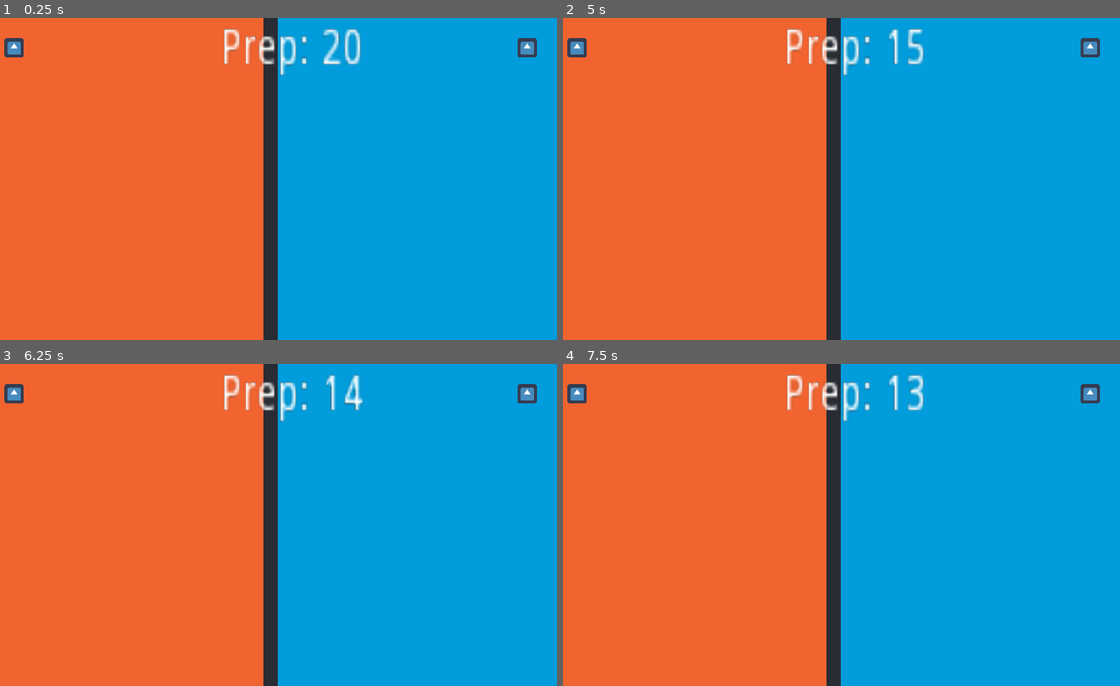
Above: before the commit, frames 1-4 (two rows, left to right).
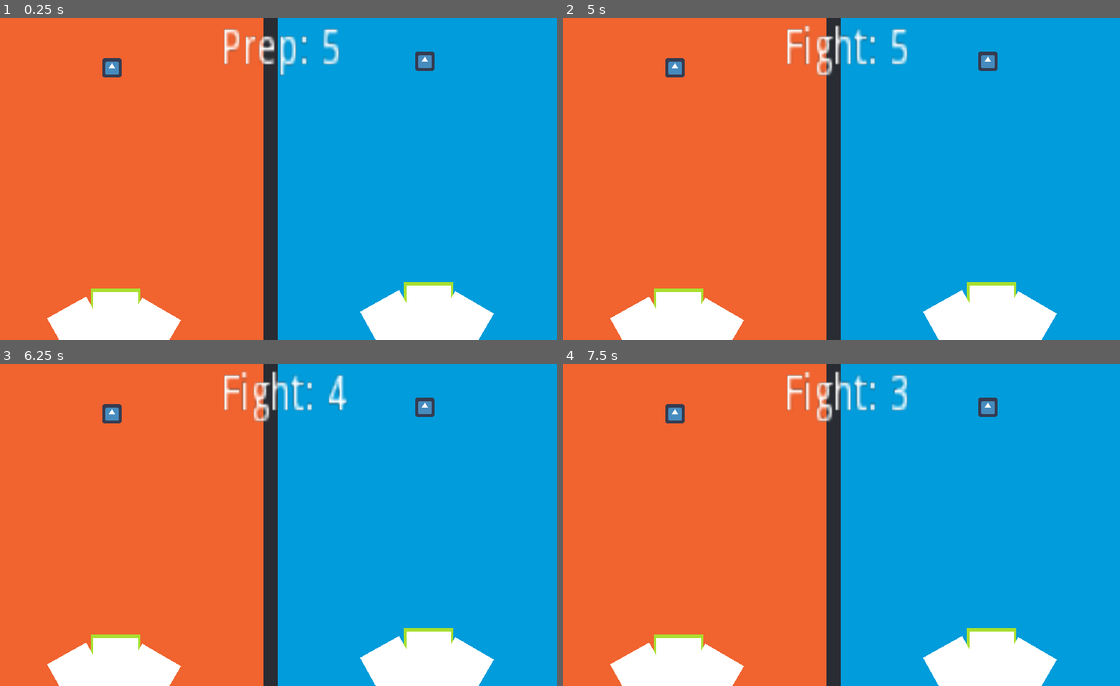
Above: after the commit, the same moments.

Repository: bitten-sweet-studio/paper-duel
Game: Godot game, scene res://arenas/arena_full.tscn
Two runs of this game, one before a commit and one after it. Both use one fixed random seed, a clock stepped at 60 frames per second and the inputs below. The engine's default icon, where the game draws it, is replaced by a stand-in: a white triangle on a blue panel in a dark square.
Inputs:
- Up to frame 1 (0.25 s): no input
- Up to frame 2 (5 s): tap Enter at 0.5, 2.75, 4.25 s; tap Space at 1.25, 3.5 s
- Up to frame 3 (6.25 s): tap Space at 5.75 s
- Up to frame 4 (7.5 s): no input

The runs differ from the first frame. In frame 1, 7.3% of the frame differs, in the area x 0-97%, y 3-100%; in frame 2, 8.4%; in frame 3, 8.5%, in the area x 0-97%, y 2-100%; in frame 4, 8.4%.
Error before the commit: Parse Error: The class "Weapon" was found in global scope, but its script couldn't be loaded. (res://scripts/weapon_system/weapon_definition.gd:12)

Commit message:
feat: Card Hand

Diff:
--- a/game/arenas/arena_full.tscn
+++ b/game/arenas/arena_full.tscn
@@ -25,10 +25,11 @@
 [node name="prep_state" type="Node" parent="match"]
 script = ExtResource( 13 )
 label_path = NodePath("../../time_label")
+player_manager_path = NodePath("../../players")
 timer_path = NodePath("prep_timer")
 
 [node name="prep_timer" type="Timer" parent="match/prep_state"]
-wait_time = 20.0
+wait_time = 5.0
 one_shot = true
 
 [node name="fighting_state" type="Node" parent="match"]
@@ -37,7 +38,7 @@
 timer_path = NodePath("fighting_timer")
 
 [node name="fighting_timer" type="Timer" parent="match/fighting_state"]
-wait_time = 60.0
+wait_time = 5.0
 one_shot = true
 
 [node name="camera_2d" type="Camera2D" parent="."]
@@ -76,18 +77,26 @@
 [node name="players_spawn_positions" type="Node2D" parent="."]
 
 [node name="Position2D" type="Position2D" parent="players_spawn_positions"]
-position = Vector2( 100, 100 )
+position = Vector2( 428, 167 )
 
 [node name="Position2D2" type="Position2D" parent="players_spawn_positions"]
-position = Vector2( 1820, 100 )
+position = Vector2( 1477, 145 )
 
 [node name="players" type="Node2D" parent="."]
 script = ExtResource( 9 )
 
 [node name="player_left" parent="players" instance=ExtResource( 5 )]
+position = Vector2( 121, 53 )
+__meta__ = {
+"_edit_group_": true
+}
 input_definition = ExtResource( 8 )
 
 [node name="player_right" parent="players" instance=ExtResource( 5 )]
+position = Vector2( 1375, 103 )
+__meta__ = {
+"_edit_group_": true
+}
 input_definition = ExtResource( 7 )
 
 [node name="time_label" type="Label" parent="."]
--- /dev/null
+++ b/game/card/card.tscn
@@ -0,0 +1,18 @@
+[gd_scene load_steps=3 format=2]
+
+[ext_resource path="res://util/textures/white_pixel.png" type="Texture" id=1]
+[ext_resource path="res://scripts/card/card.gd" type="Script" id=2]
+
+[node name="card" type="Node2D"]
+script = ExtResource( 2 )
+border_path = NodePath("border")
+
+[node name="border" type="Sprite" parent="."]
+visible = false
+modulate = Color( 0.662745, 0.878431, 0.188235, 1 )
+scale = Vector2( 165, 247.5 )
+texture = ExtResource( 1 )
+
+[node name="background" type="Sprite" parent="."]
+scale = Vector2( 150, 225 )
+texture = ExtResource( 1 )
--- /dev/null
+++ b/game/card_hand/card_hand.tscn
@@ -0,0 +1,17 @@
+[gd_scene load_steps=3 format=2]
+
+[ext_resource path="res://scripts/card/card_hand.gd" type="Script" id=1]
+[ext_resource path="res://card/card.tscn" type="PackedScene" id=2]
+
+[node name="card_hand" type="Node2D"]
+script = ExtResource( 1 )
+
+[node name="card" parent="." instance=ExtResource( 2 )]
+
+[node name="card2" parent="." instance=ExtResource( 2 )]
+position = Vector2( -110, 37 )
+rotation = -0.509116
+
+[node name="card3" parent="." instance=ExtResource( 2 )]
+position = Vector2( 97, 41 )
+rotation = 0.526924
--- a/game/player/player.tscn
+++ b/game/player/player.tscn
@@ -7,6 +7,7 @@
 [ext_resource path="res://scripts/player/state_machine/player_card_selection_state.gd" type="Script" id=5]
 [ext_resource path="res://scripts/player/state_machine/player_fighting_state.gd" type="Script" id=6]
 [ext_resource path="res://scripts/player/state_machine/player_state_machine.gd" type="Script" id=7]
+[ext_resource path="res://card_hand/card_hand.tscn" type="PackedScene" id=8]
 
 [sub_resource type="RectangleShape2D" id=2]
 extents = Vector2( 32, 32 )
@@ -20,19 +21,21 @@
 [node name="player_body" type="KinematicBody2D" parent="."]
 script = ExtResource( 3 )
 
-[node name="Sprite" type="Sprite" parent="player_body"]
+[node name="player_sprite" type="Sprite" parent="player_body"]
 texture = ExtResource( 2 )
 
-[node name="CollisionShape2D" type="CollisionShape2D" parent="player_body"]
+[node name="player_rigid_hurt_box" type="CollisionShape2D" parent="player_body"]
 shape = SubResource( 2 )
 
-[node name="player_hurtbox" type="Area2D" parent="."]
+[node name="player_hurtbox" type="Area2D" parent="player_body"]
 
-[node name="player_hurtbox_collider" type="CollisionShape2D" parent="player_hurtbox"]
+[node name="player_hurtbox_collider" type="CollisionShape2D" parent="player_body/player_hurtbox"]
 shape = SubResource( 1 )
 
 [node name="state_machine" type="Node" parent="."]
 script = ExtResource( 7 )
+_player_path = NodePath("..")
+_fighting_state_path = NodePath("fighting_state")
 
 [node name="card_selection_state" type="Node" parent="state_machine"]
 script = ExtResource( 5 )
@@ -42,3 +45,6 @@
 
 [node name="fighting_state" type="Node" parent="state_machine"]
 script = ExtResource( 6 )
+
+[node name="card_hand" parent="." instance=ExtResource( 8 )]
+position = Vector2( 13, 865 )
--- a/game/scripts/arena_full.gd
+++ b/game/scripts/arena_full.gd
@@ -15,8 +15,8 @@
 onready var players = get_node(players_path)
 
 func _ready():
-    reset_players_position()
+	reset_players_position()
 
 func reset_players_position():
-    for i in players.get_child_count():
-        players.get_child(i).global_position = players_spawn_position.get_child(i).global_position
+	for i in players.get_child_count():
+		players.get_child(i).global_position = players_spawn_position.get_child(i).global_position
--- a/game/scripts/card/card_hand.gd
+++ b/game/scripts/card/card_hand.gd
@@ -10,11 +10,11 @@
 
 
 func hover_previous():
-	hover_by_offset(-1)
+	hover_by_offset(+1)
 
 
 func hover_next():
-	hover_by_offset(+1)
+	hover_by_offset(-1)
 
 
 func hover_by_offset(offset: int):
--- a/game/scripts/player/player.gd
+++ b/game/scripts/player/player.gd
@@ -4,14 +4,16 @@
 export var speed: float = 500.0
 export var input_definition: Resource
 
-export var _card_hand_path: NodePath
+export var _card_hand_path: NodePath = "card_hand"
 export var _movement_path: NodePath = "player_body"
 export var _weapon_slot_manager: NodePath
+export var _state_machine_path: NodePath = "state_machine"
 
 onready var card_hand: CardHand = get_node(_card_hand_path)
 onready var movement = get_node(_movement_path)
-onready var weapon_slot_manager = get_node(_weapon_slot_manager)
-
+#onready var weapon_slot_manager = get_node(_weapon_slot_manager)
+onready var _state_machine = get_node(_state_machine_path)
 
 func _ready():
 	movement.setup(self)
+	_state_machine.setup()
--- a/game/scripts/player/player_manager.gd
+++ b/game/scripts/player/player_manager.gd
@@ -2,5 +2,5 @@
 class_name PlayerManager
 
 func set_is_input_enabled(value: bool):
-    for player in get_children():
-        player.is_movement_enabled = value
+	for player in get_children():
+		player.is_movement_enabled = value
--- a/game/scripts/player/player_movement.gd
+++ b/game/scripts/player/player_movement.gd
@@ -9,7 +9,7 @@
 var _player: Player
 
 
-func setup(player: Player):
+func setup(player):
 	_player = player
 	_input_definition = _player.input_definition
 
--- a/game/scripts/player/state_machine/player_card_selection_state.gd
+++ b/game/scripts/player/state_machine/player_card_selection_state.gd
@@ -11,6 +11,7 @@
 	_state_machine = state_machine
 	_player = _state_machine.player
 	_player.movement.is_movement_enabled = false
+	input_definition = _player.input_definition
 	print("Card selection begun")
 
 
--- a/game/scripts/player/state_machine/player_state_machine.gd
+++ b/game/scripts/player/state_machine/player_state_machine.gd
@@ -8,7 +8,7 @@
 export var _weapon_attachment_state_path: NodePath = "weapon_attachment_state"
 export var _fighting_state_path: NodePath = "fighting_attachment_state"
 
-onready var player: Player = get_node(_player_path)
+onready var player = get_node(_player_path)
 onready var card_selection_state = get_node(_card_selection_state_path)
 onready var weapon_attachment_state = get_node(_weapon_attachment_state_path)
 onready var fighting_state = get_node(_fighting_state_path)
@@ -23,9 +23,9 @@
 var state_machine: StateMachine
 
 
-func _ready():
+func setup():
 	state_machine = StateMachine.new()
-	state_machine.setup(self, State.PREP, states)
+	state_machine.setup(self, State.CARD_SELECTION, states)
 
 
 func _process(delta: float):
--- a/game/scripts/util/state_machine/state_machine.gd
+++ b/game/scripts/util/state_machine/state_machine.gd
@@ -5,16 +5,13 @@
 var _states: Dictionary
 var _owner
 
-
 func setup(owner, initial_state_key: int, states: Dictionary):
 	_owner = owner
 	_states = states
 	change_state(initial_state_key)
 
-
 func update(delta: float):
 	_states[_current_state_key].update(delta)
-
 
 func change_state(new_state_key: int):
 	if _current_state_key != -1:
--- a/game/scripts/weapon_system/weapon.gd
+++ b/game/scripts/weapon_system/weapon.gd
@@ -6,6 +6,6 @@
 var bullets := []
 
 
-func setup(p_definition: WeaponDefinition):
+func setup(p_definition):
 	definition = p_definition
 	pass
Not shown: 1 places in game/player/player.tscn that only renumber resources
